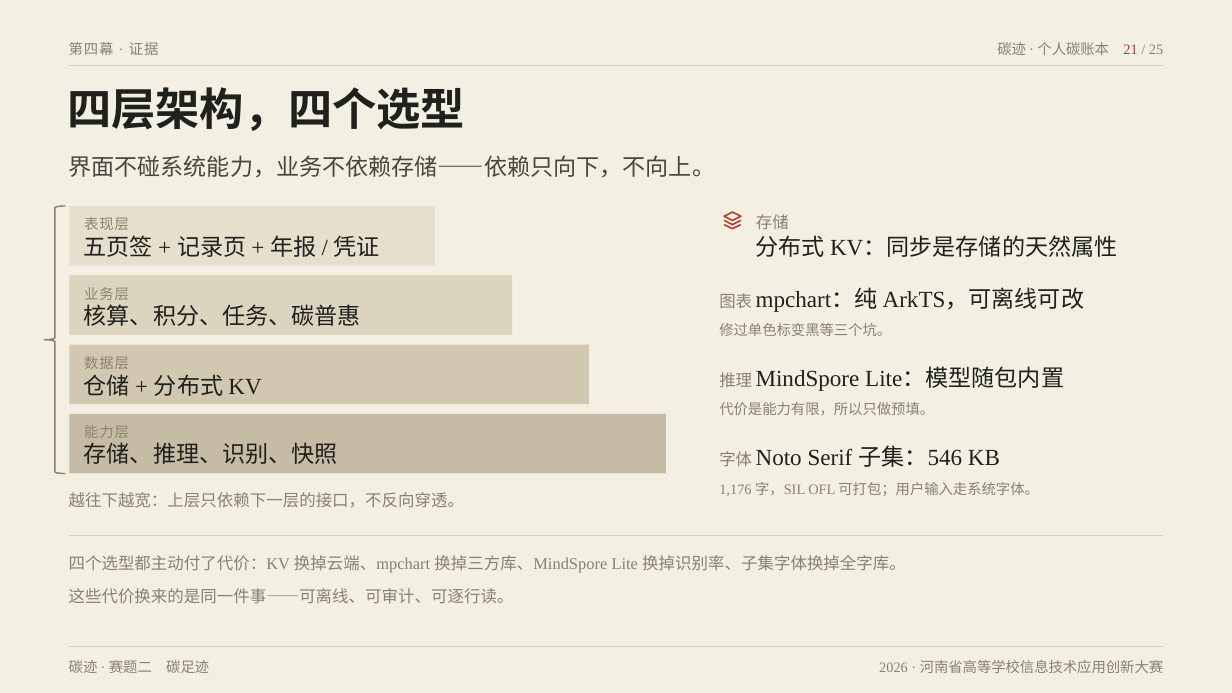
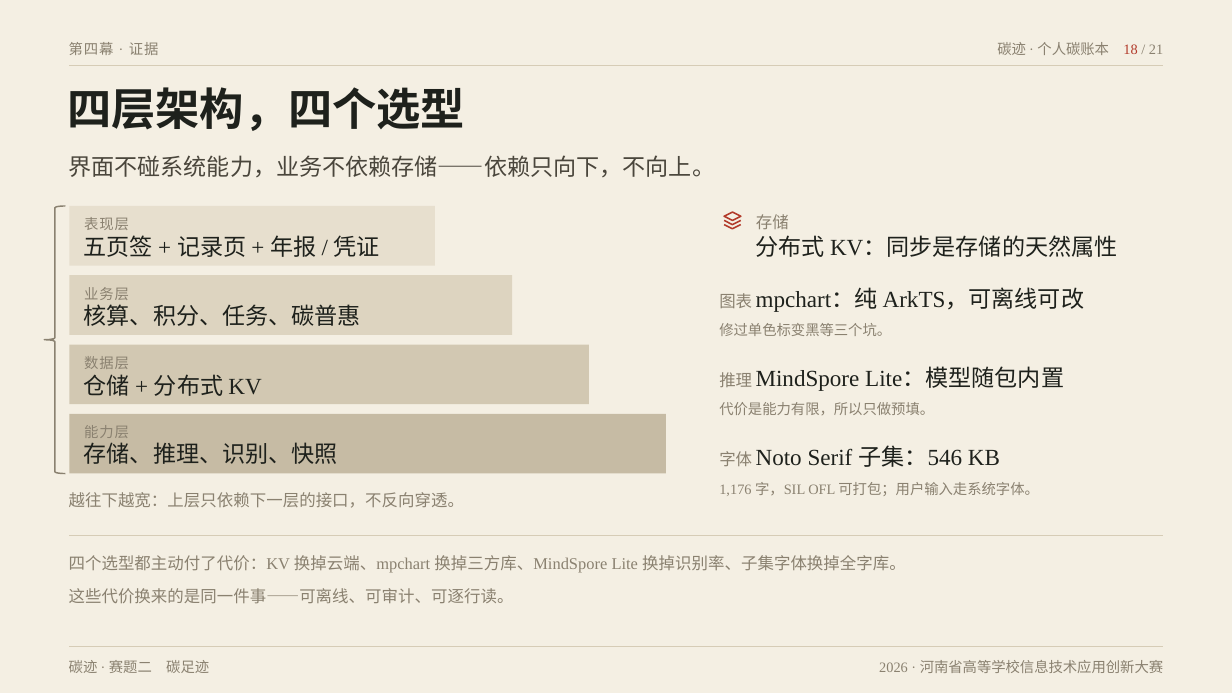
Before and after one commit to wujy309-jpg/ditan, a slide deck: slide 18 of 交付物/演示文稿_碳迹_v4A_墨迹档案.pptx (slide 21 before the commit). Drawn at 1232x693 pixels with LibreOffice and Linux fonts; fonts in the diff are those of the drawing. Boxes give left, top, right and bottom in pixels: in the first picture for what was removed or moved away, otherwise in the second. Text is boxed around its words. In the diff, an @@ line names an element or a change of style, - is before the commit and + after.

```diff
--- a/交付物/演示文稿_碳迹_v4A_墨迹档案.pptx
+++ b/交付物/演示文稿_碳迹_v4A_墨迹档案.pptx
@@ text at [997, 42, 1163, 55]: text changed @@
-碳迹 · 个人碳账本 21 / 25
+碳迹 · 个人碳账本 18 / 21
```
Also in this commit, not shown: 19 other slides changed, 1 slide added, 5 slides removed, 18 other files.
